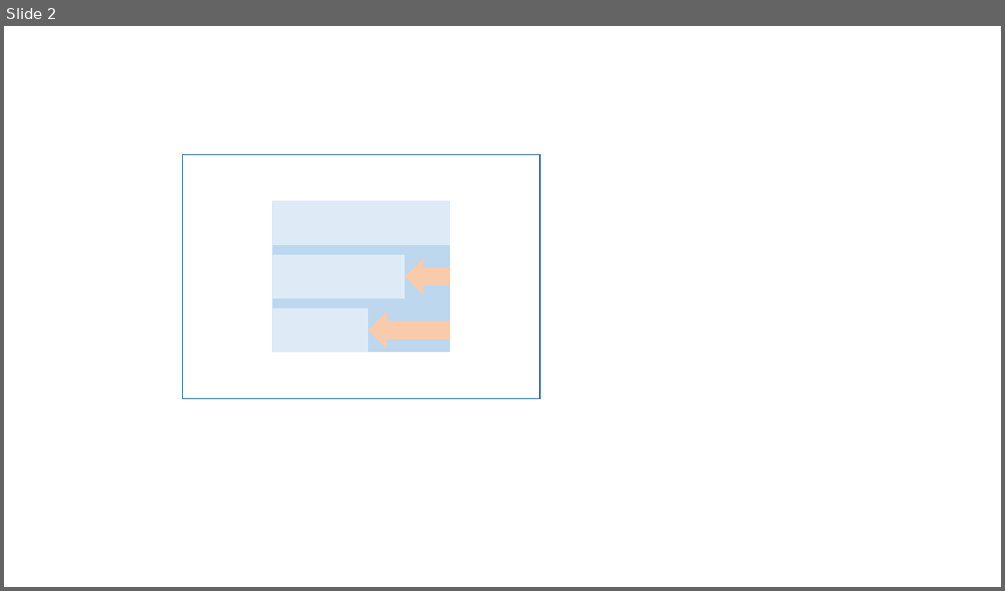
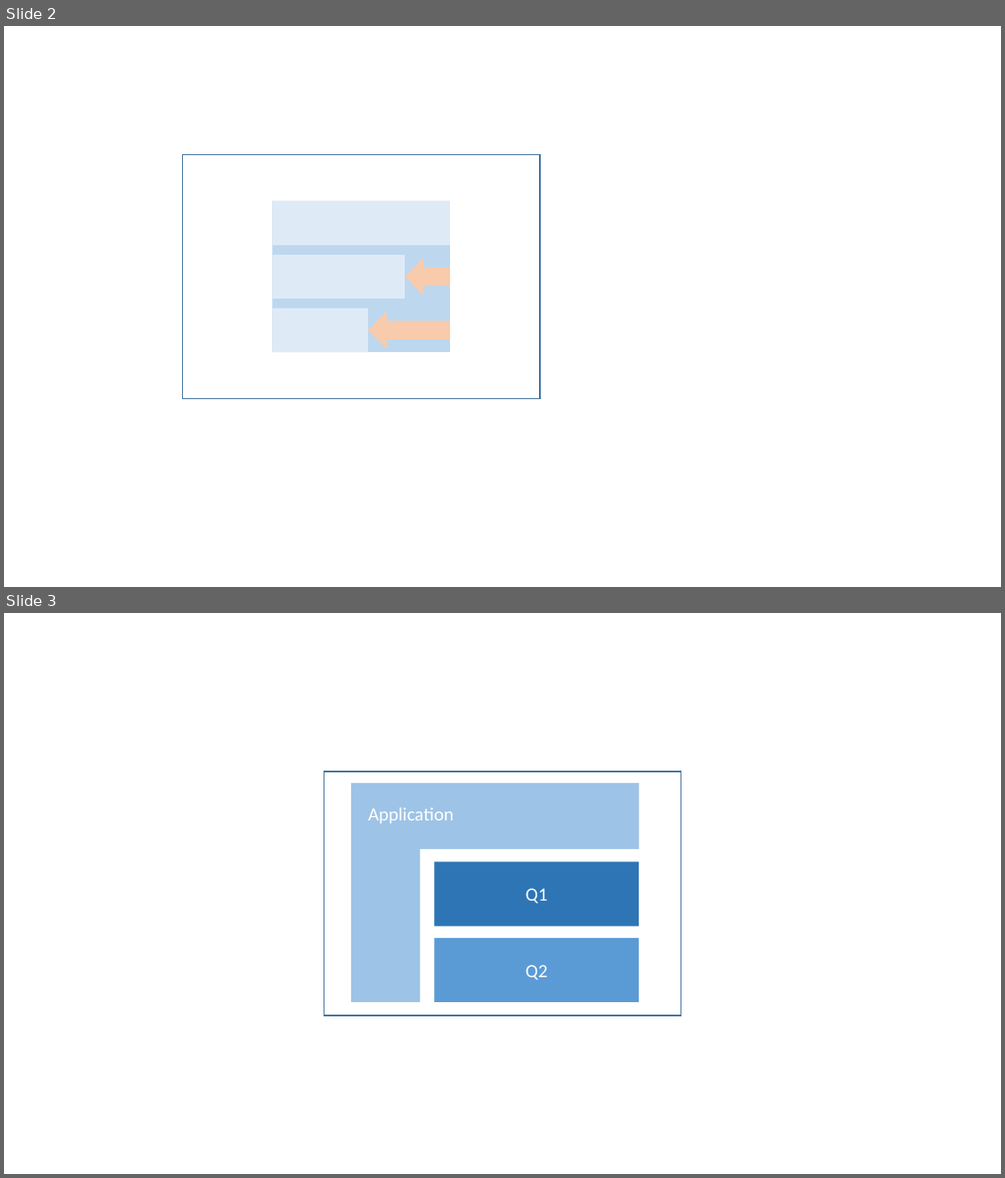
Before and after one commit to zew/go-questionnaire, a slide deck: static/img/doc/pics.pptx. Shown one above the other, each under a label of ours: slide 2 before the commit, slides 2 and 3 after it. The pictures are 1005x591 and 1005x1178 pixels, drawn with LibreOffice and Linux fonts; fonts in the diff are those of the drawing. Boxes give left, top, right and bottom in pixels: in the first picture for what was removed or moved away, otherwise in the second. Text is boxed around its words. In the diff, an @@ line names an element or a change of style, - is before the commit and + after.

```diff
--- a/static/img/doc/pics.pptx
+++ b/static/img/doc/pics.pptx
@@ slide 3 added at <box>4,613,1001,1174</box>, background #FFFFFF @@
@@ rectangle added at <box>324,771,681,1015</box>, fill #FFFFFF, outline #43739E 1 pt, 18 pt, text #FFFFFF @@
+Anwendung
@@ corner added at <box>351,783,639,1002</box>, fill #9DC3E6 @@
@@ text added at <box>368,807,453,823</box>, 18 pt, text #FFFFFF @@
+Application
@@ rectangle added at <box>434,862,639,926</box>, fill #2E75B6, 18 pt, text #FFFFFF @@
+Q1
@@ rectangle added at <box>434,938,639,1002</box>, fill #5B9BD5, 18 pt, text #FFFFFF @@
+Q2
```
Also in this commit, not shown: 13 other files.
